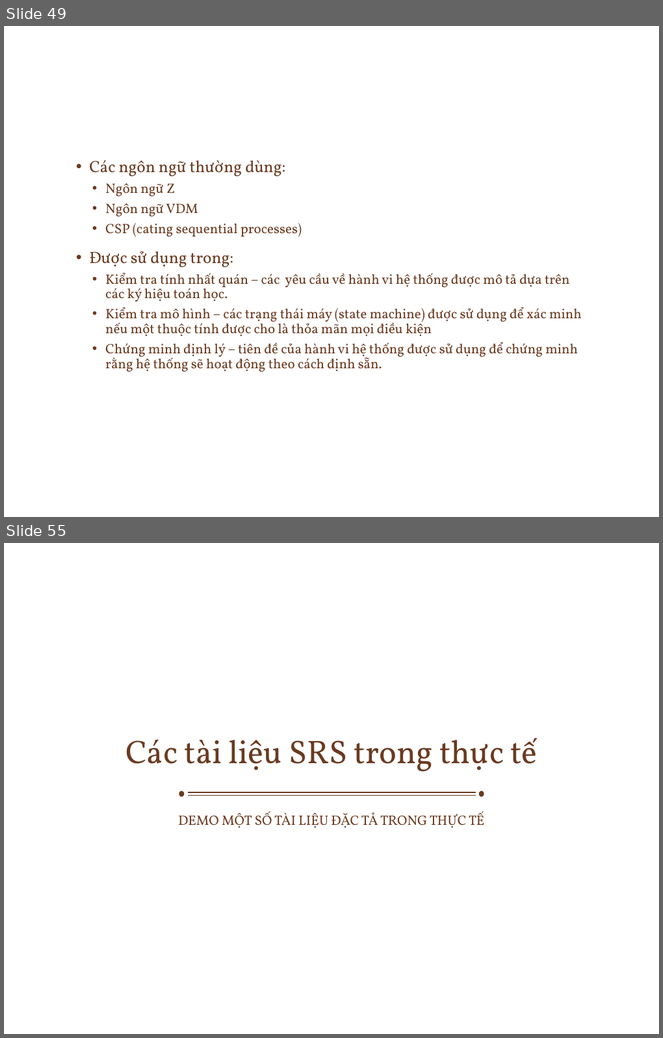
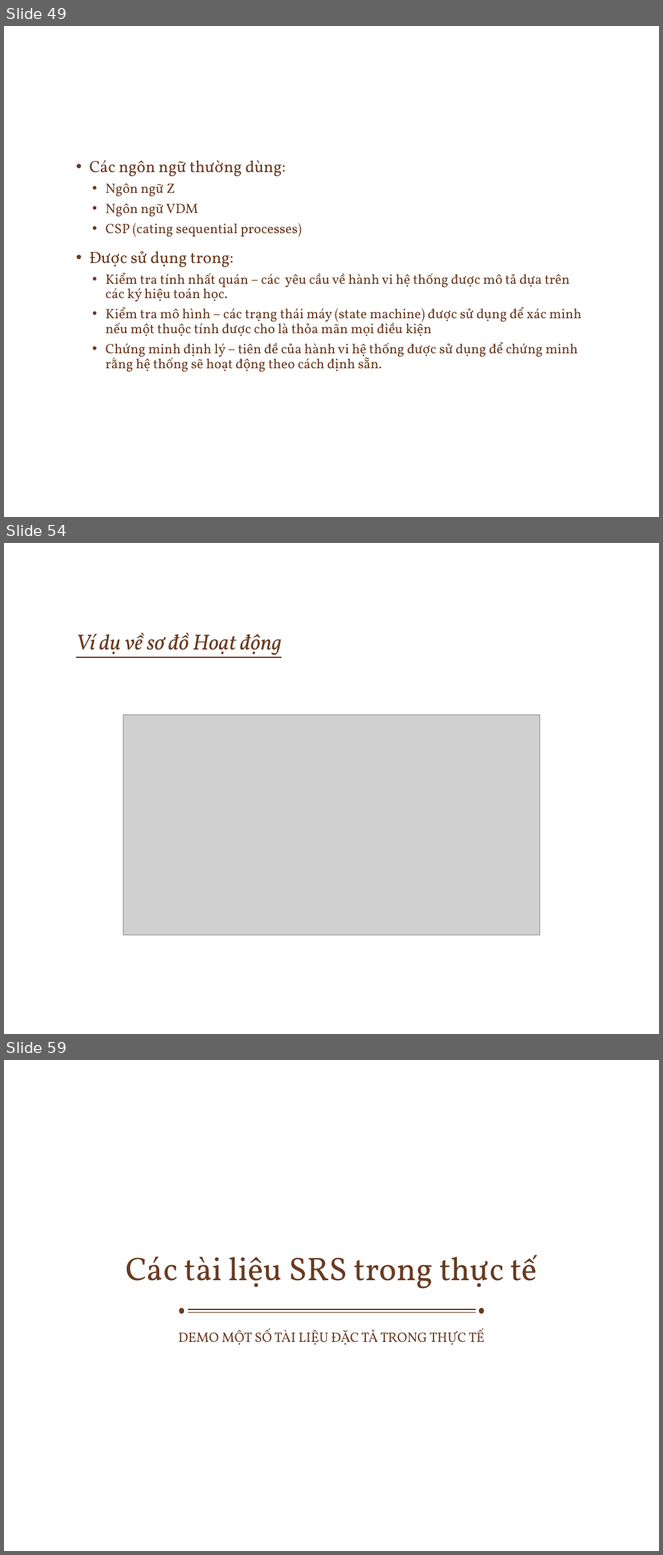
Before and after one commit to ChrisJamison/seminar_cnpm, a slide deck: Seminar/Software Requirement.pptx. Shown one above the other, each under a label of ours: slides 49 and 55 before the commit, slides 49, 54 and 59 after it; the slides between them are not shown. The pictures are 663x1038 and 663x1555 pixels, drawn with LibreOffice and Linux fonts; fonts in the diff are those of the drawing; grey boxes stand for pictures; background and template pictures are left out. Boxes give left, top, right and bottom in pixels: in the first picture for what was removed or moved away, otherwise in the second. Text is boxed around its words. In the diff, an @@ line names an element or a change of style, - is before the commit and + after.

```diff
--- a/Seminar/Software Requirement.pptx
+++ b/Seminar/Software Requirement.pptx
@@ slide 54 added at (x1=4, y1=543, x2=659, y2=1034), background picture (left out) @@
@@ title added at (x1=76, y1=633, x2=282, y2=658), 24 pt, text #6A3A20, italic, underline @@
+Ví dụ về sơ đồ Hoạt động
@@ picture added at (x1=123, y1=715, x2=540, y2=935) @@
@@ what was slide 55 is now slide 59 @@
```
Also in this commit, not shown: 10 slides changed, 4 other slides added, 1 slide removed.
